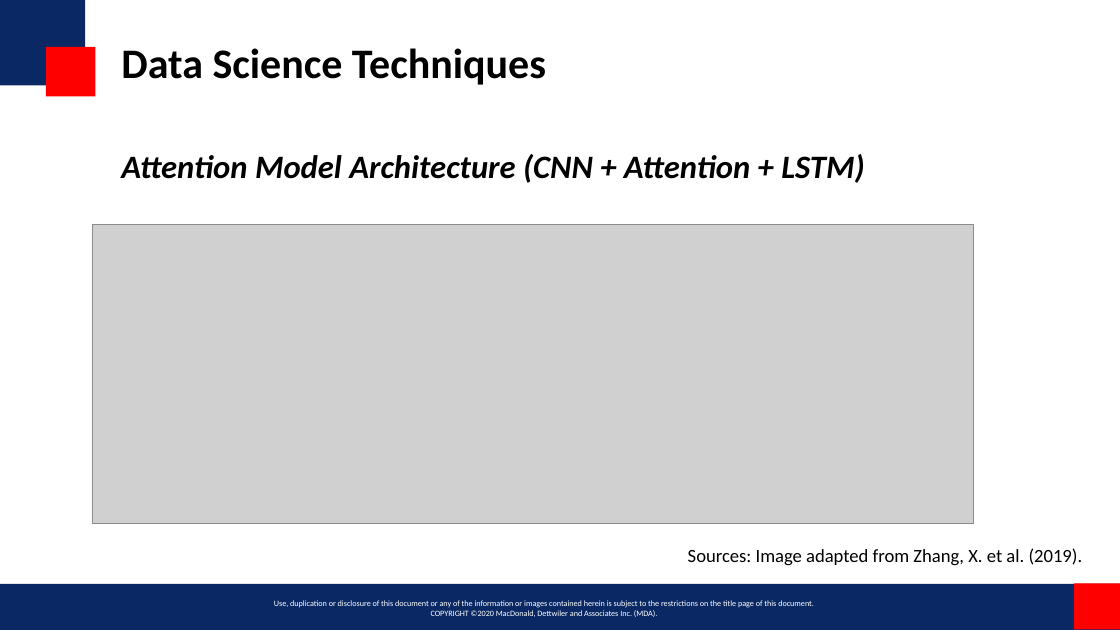
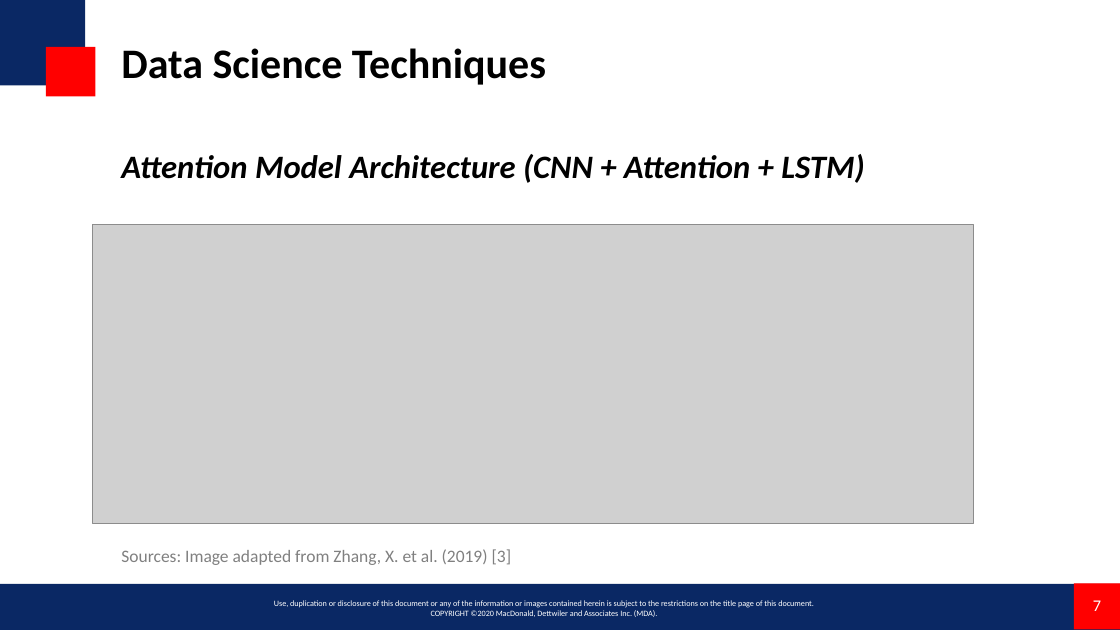
Before and after one commit to miketianchen/MDA_image_captioning, a slide deck: slide 7 of docs/final_presentation.pptx. Drawn at 1120x630 pixels with LibreOffice and Linux fonts; fonts in the diff are those of the drawing; grey boxes stand for pictures; background and template pictures are left out. Boxes give left, top, right and bottom in pixels: in the first picture for what was removed or moved away, otherwise in the second. Text is boxed around its words. In the diff, an @@ line names an element or a change of style, - is before the commit and + after.

```diff
--- a/docs/final_presentation.pptx
+++ b/docs/final_presentation.pptx
@@ text at bbox=[121, 549, 512, 565]: text changed; size 16 to 15 pt; text colour #000000 to #808080 @@
-Sources: Image adapted from Zhang, X. et al. (2019).
+Sources: Image adapted from Zhang, X. et al. (2019) [3]
@@ page number added at bbox=[1093, 600, 1101, 611], 14 pt, text #FFFFFF @@
+7
```
Also in this commit, not shown: 25 other slides changed, 1 slide added.
